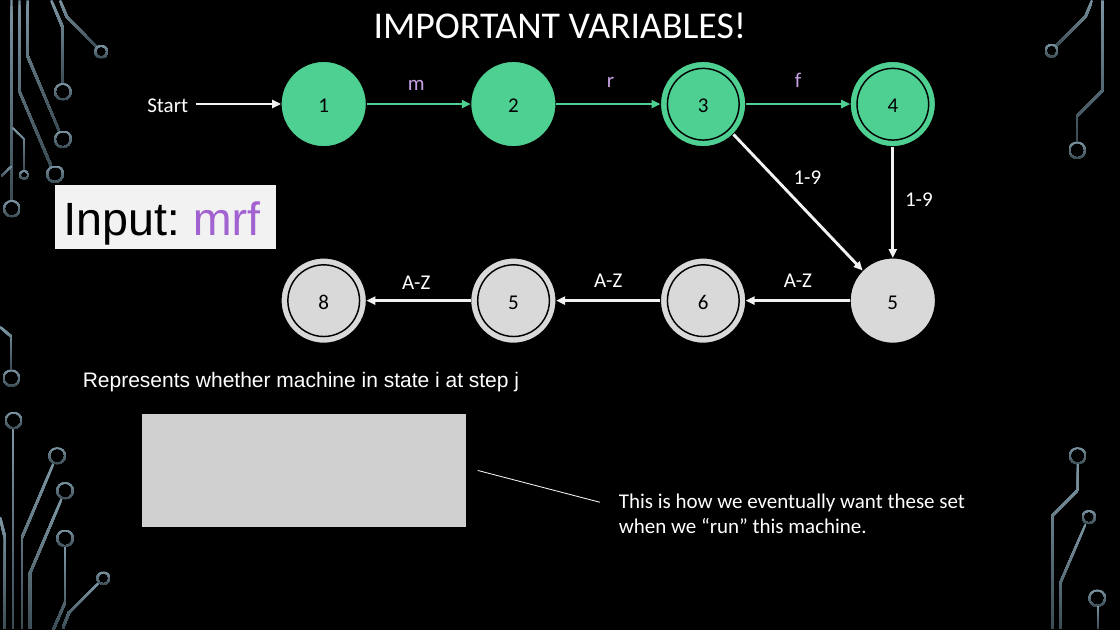
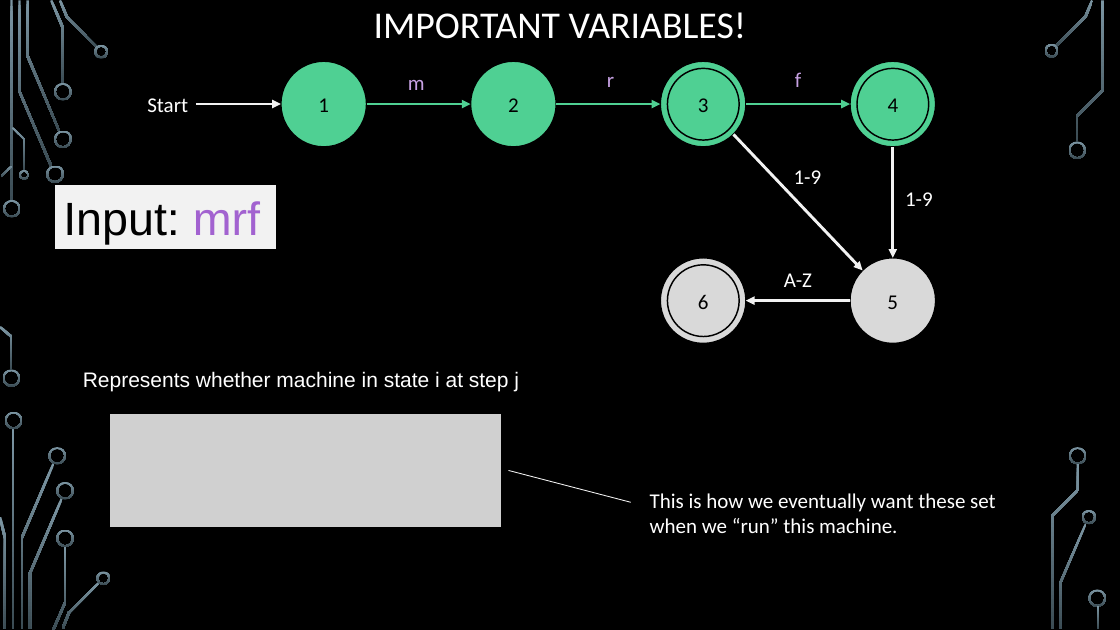
Before and after one commit to markfloryan/dsa2, a slide deck: slide 49 of slides/06-3-Hardness.pptx. Drawn at 1120x630 pixels with LibreOffice and Linux fonts; fonts in the diff are those of the drawing; grey boxes stand for pictures; background and template pictures are left out. Boxes give left, top, right and bottom in pixels: in the first picture for what was removed or moved away, otherwise in the second. Text is boxed around its words. In the diff, an @@ line names an element or a change of style, - is before the commit and + after.

```diff
--- a/slides/06-3-Hardness.pptx
+++ b/slides/06-3-Hardness.pptx
@@ group removed at (281, 258, 660, 344): 4 ellipses, 2 arrows, 2 texts @@
-8
-7
-5
-8
-A-Z
-A-Z
@@ picture: place and size @@
-picture at (142, 413, 467, 528)
+picture at (109, 413, 502, 528)
@@ line moved from (478, 471) - (600, 502) to (508, 471) - (631, 502) @@
@@ text "This is how we eventually ...": place and size @@
-text "This is how we eventually ..." at (619, 493, 965, 533)
+text "This is how we eventually ..." at (650, 493, 996, 533)
```
Also in this commit, not shown: 8 other slides changed, 15 slides added, 2 slides removed, 4 other files.
